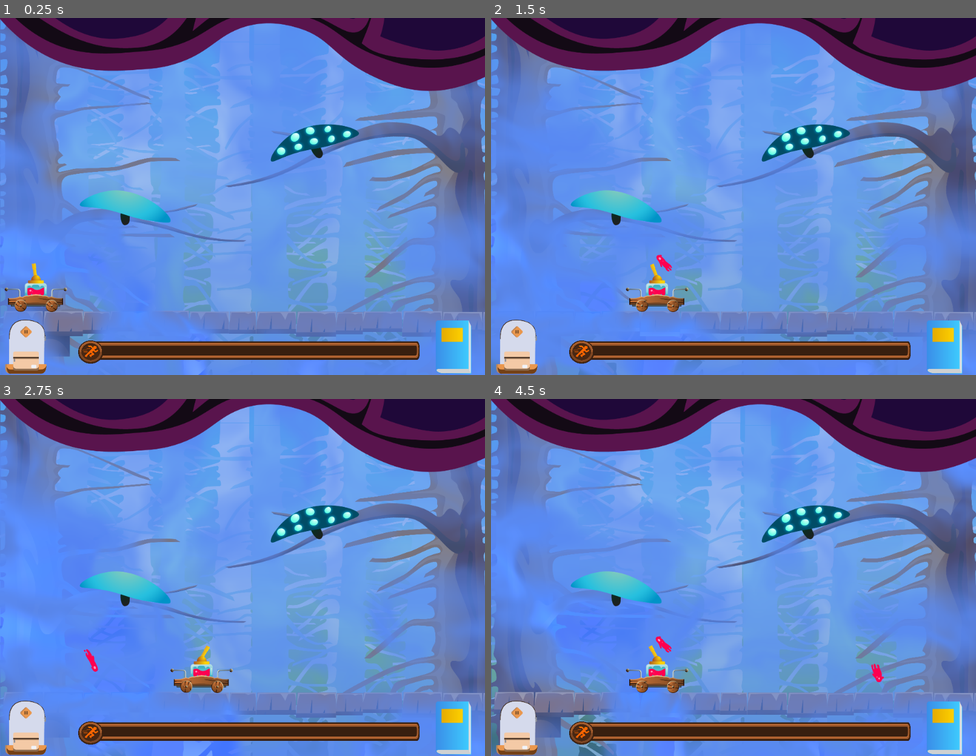
Above: before the commit, frames 1-4 (two rows, left to right).
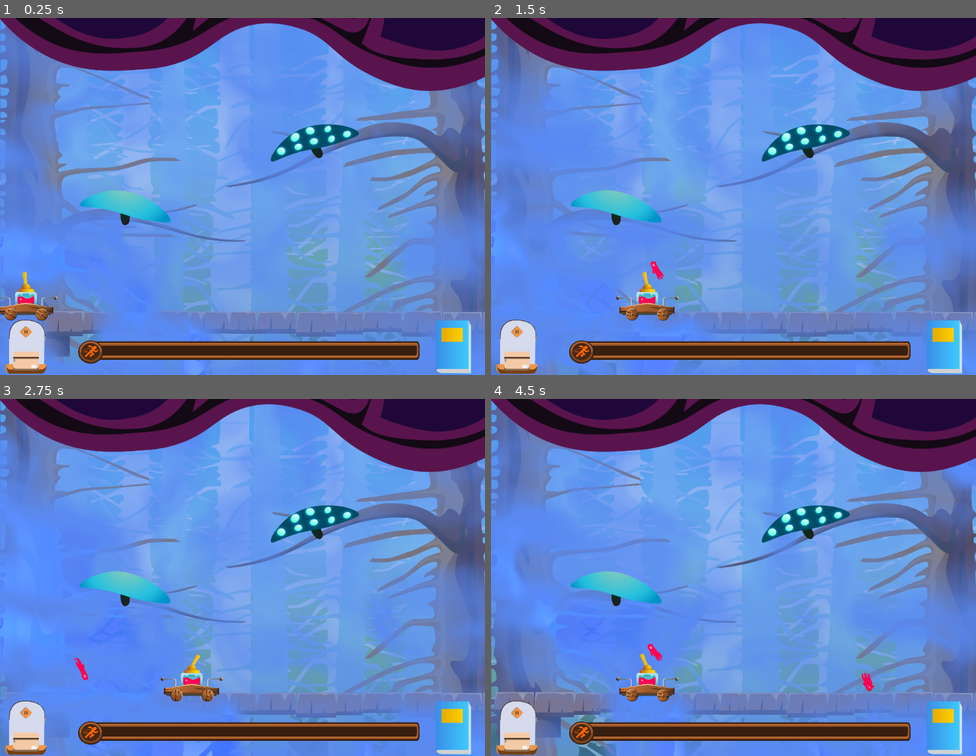
Above: after the commit, the same moments.

Repository: kleimaj/gaming-club-dev
Game: Godot game, scene res://Scenes/Game.tscn
Same seed, same stepped clock (60 frames per second), same inputs: the game is played once before the commit and once after it.
Inputs (mouse positions are in pixels of both pictures, inside the frame that each line leads up to):
- Up to frame 1 (0.25 s): no input
- Up to frame 2 (1.5 s): tap Enter (ui_accept) at 0.5, 0.77 s; move the mouse to (840, 178) at 0.52 s; hold D (forward) 0.53-1.28 s; click (840, 178) at 0.6 s; move the mouse to (636, 214) at 1.27 s; hold A (back) from 1.28 s (still down); click (636, 214) at 1.35 s
- Up to frame 3 (2.75 s): tap Enter (ui_accept) at 1.52 s; move the mouse to (291, 498) at 2.02 s; release A (back) at 2.03 s; hold D (forward) from 2.03 s (still down); click (291, 498) at 2.1 s
- Up to frame 4 (4.5 s): move the mouse to (709, 648) at 2.77 s; click (709, 648) at 2.85 s; tap Enter (ui_accept) at 3.02, 3.77 s; move the mouse to (879, 631) at 3.52 s; release D (forward) at 3.53 s; hold A (back) from 3.53 s (still down); click (879, 631) at 3.6 s; move the mouse to (588, 523) at 4.27 s; click (588, 523) at 4.35 s

The runs differ from the first frame. In frame 1, 1.0% of the frame differs, in the area x 0-14%, y 68-85%; in frame 2, 1.1%; in frame 3, 1.1%; in frame 4, 1.3%, in the area x 25-81%, y 66-85%.

Commit message:
adds positioning of Book

Diff:
--- a/Scenes/Cutscene/Cutscene.tscn
+++ b/Scenes/Cutscene/Cutscene.tscn
@@ -37,17 +37,23 @@
 [node name="Book" type="Control" parent="."]
 anchor_left = 0.5
 anchor_right = 0.5
-margin_left = -20.0
-margin_right = 20.0
-margin_bottom = 40.0
+margin_left = -294.5
+margin_right = 294.5
+margin_bottom = 489.0
 __meta__ = {
 "_edit_use_anchors_": false
 }
 
 [node name="TextureRect" type="TextureRect" parent="Book"]
-margin_right = 40.0
-margin_bottom = 40.0
-rect_scale = Vector2( 0.5, 0.5 )
+anchor_left = 0.5
+anchor_top = 0.5
+anchor_right = 0.5
+anchor_bottom = 0.5
+margin_left = -294.5
+margin_top = -174.5
+margin_right = -254.5
+margin_bottom = -204.5
+rect_scale = Vector2( 0.6, 0.6 )
 texture = ExtResource( 5 )
 __meta__ = {
 "_edit_use_anchors_": false
@@ -91,7 +97,7 @@
 
 [node name="Indicator" type="Sprite" parent="DialogueBox"]
 visible = false
-position = Vector2( 755.986, 114.884 )
+position = Vector2( 755.986, 110.599 )
 scale = Vector2( 0.16, 0.16 )
 texture = ExtResource( 4 )
 
--- a/Scenes/Game.tscn
+++ b/Scenes/Game.tscn
@@ -108,7 +108,7 @@
 script = ExtResource( 17 )
 
 [node name="Tank" parent="." instance=ExtResource( 1 )]
-position = Vector2( 52.8022, 546.6 )
+position = Vector2( 32.0688, 564.867 )
 collision_mask = 2147483649
 Bullet = ExtResource( 2 )
 
